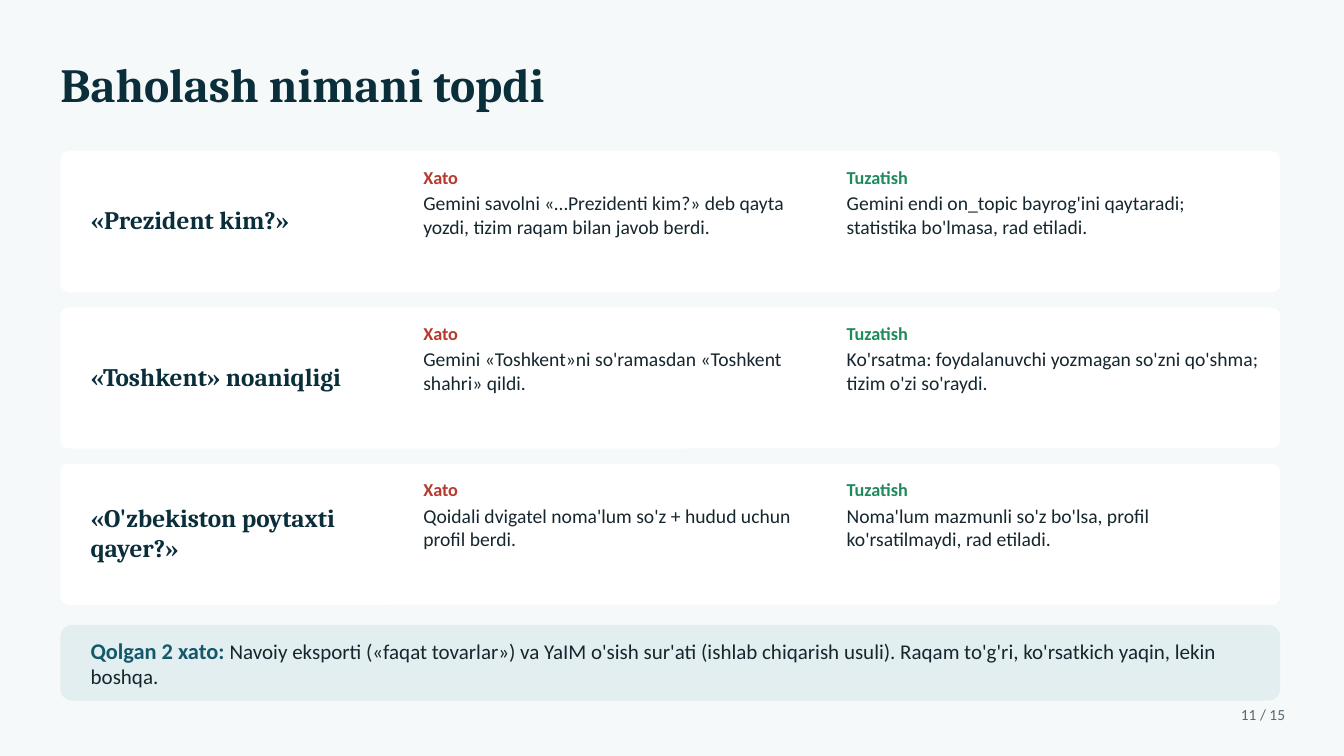
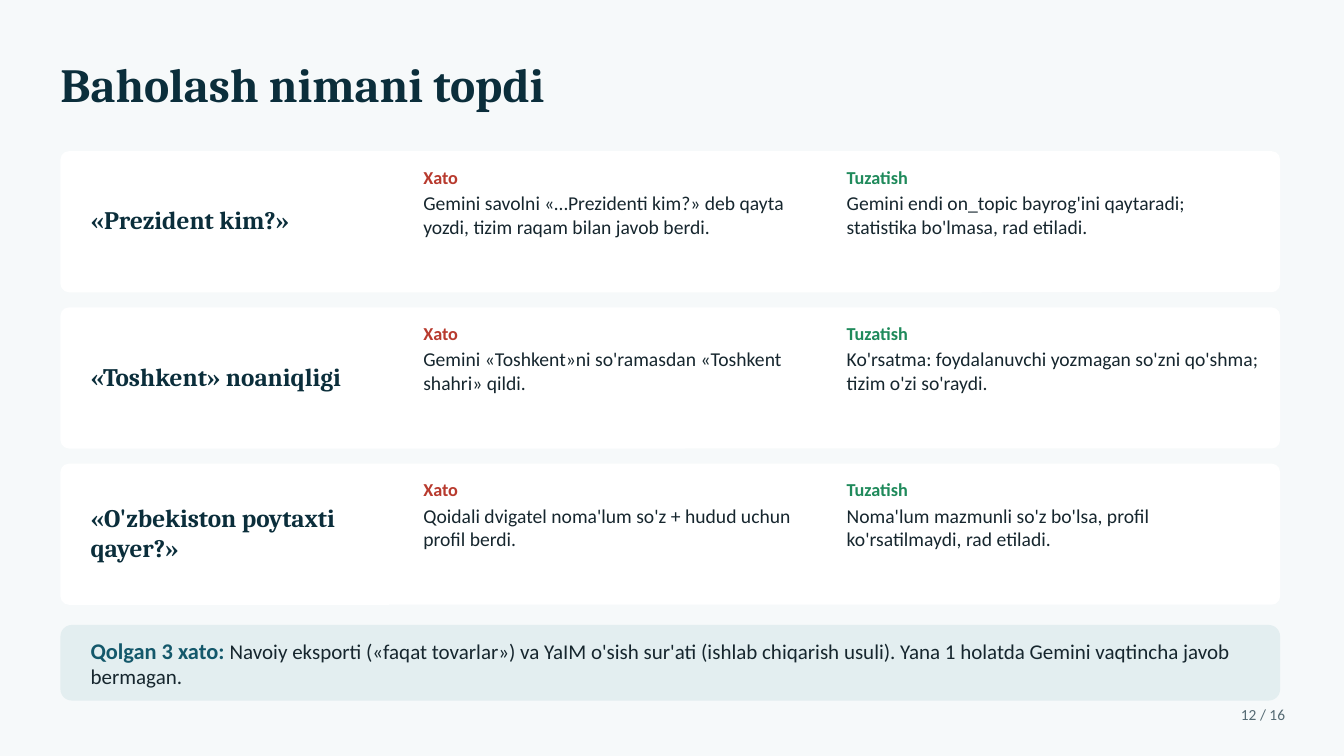
Before and after one commit to shaxzodr562-lab/MCP, a slide deck: slide 12 of SIAT_Yordamchi_taqdimot.pptx (slide 11 before the commit). Drawn at 1344x756 pixels with LibreOffice and Linux fonts; fonts in the diff are those of the drawing. Boxes give left, top, right and bottom in pixels: in the first picture for what was removed or moved away, otherwise in the second. Text is boxed around its words. In the diff, an @@ line names an element or a change of style, - is before the commit and + after.

```diff
--- a/SIAT_Yordamchi_taqdimot.pptx
+++ b/SIAT_Yordamchi_taqdimot.pptx
@@ text at bbox=[91, 643, 1229, 688]: text changed @@
-Qolgan 2 xato: Navoiy eksporti («faqat tovarlar») va YaIM o'sish sur'ati (ishlab chiqarish usuli). Raqam to'g'ri, ko'rsatkich yaqin, lekin boshqa.
+Qolgan 3 xato: Navoiy eksporti («faqat tovarlar») va YaIM o'sish sur'ati (ishlab chiqarish usuli). Yana 1 holatda Gemini vaqtincha javob bermagan.
@@ text at bbox=[1241, 709, 1285, 720]: text changed @@
-11 / 15
+12 / 16
```
Also in this commit, not shown: 14 other slides changed, 1 slide added, 19 other files.
